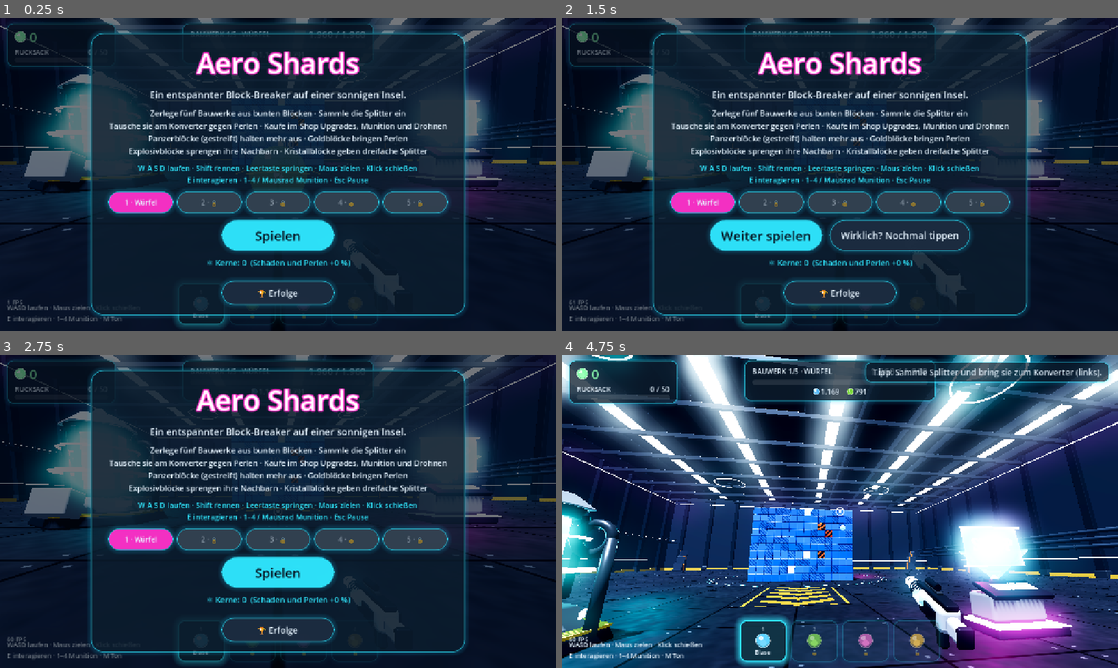
Above: before the commit, frames 1-4 (two rows, left to right).
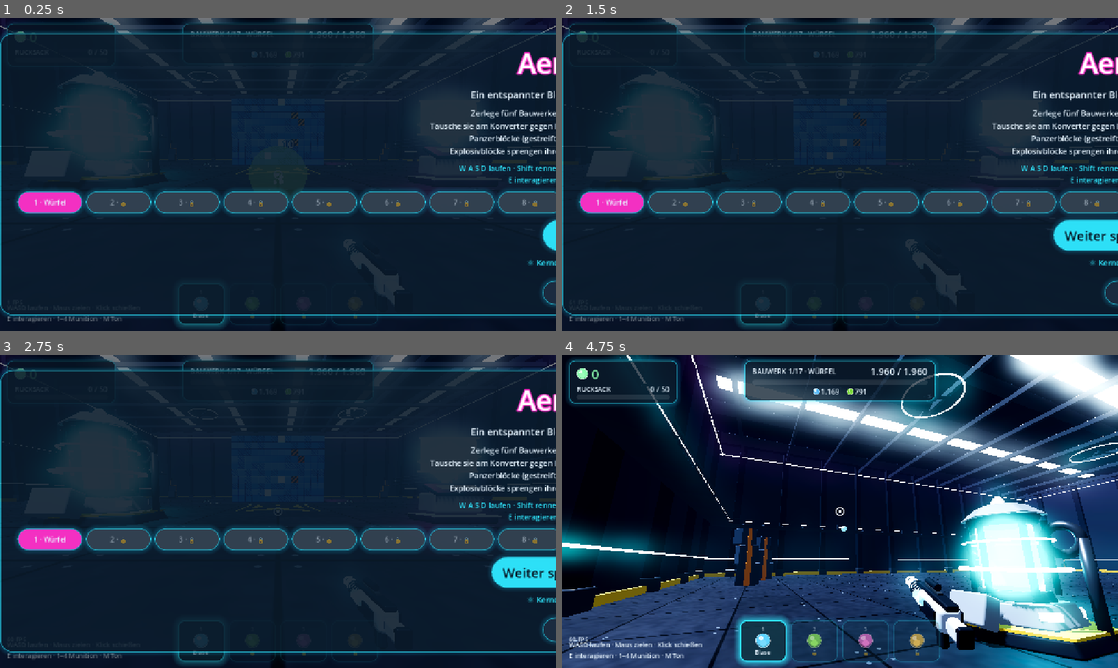
Above: after the commit, the same moments.

Repository: balckemarkus-ctrl/Aerolicious
Game: Godot game, scene res://main.tscn
Same seed, same stepped clock (60 frames per second), same inputs: the game is played once before the commit and once after it.
Inputs (mouse positions are in pixels of both pictures, inside the frame that each line leads up to):
- Up to frame 1 (0.25 s): no input
- Up to frame 2 (1.5 s): click "1 · Würfel" at 0.5 s; click (901, 233) at 1.25 s, where only the run before the commit has a clickable "Neues Spiel"
- Up to frame 3 (2.75 s): click (339, 570) at 2 s, where only the run before the commit has a clickable "Wirklich? Nochmal tippen"
- Up to frame 4 (4.75 s): click (840, 570) at 2.75 s, where only the run before the commit has a clickable "Spielen"; click (1112, 570) at 3.5 s, where only the run after the commit has a clickable "Weiter spielen"; tap Enter at 4.25 s; move the mouse to (867, 511) at 4.27 s; hold W from 4.28 s (still down); tap E at 4.35 s; click (867, 511) at 4.42 s; tap Space at 4.52 s

The runs differ from the first frame. In frame 1, 21% of the frame differs, in the area x 0-100%, y 4-96%; in frame 2, 23%; in frame 3, 22%; in frame 4, 76%, in the area x 0-100%, y 0-100%.

Commit message:
Add twelve landmark buildings (17 in total)
Voxel landmarks generated in Chunk.shape_cells: Stonehenge, Brandenburg
Gate, Leaning Tower, Colosseum, Big Ben, Chichén Itzá, Atomium, pagoda,
Taj Mahal, Great Wall, Cologne Cathedral and Eiffel Tower, interleaved
with the basic shapes (56,955 blocks overall) with exponential HP/value
and core rewards. Building achievements now count 1/3/6/10/17. Add a
--showlevel=N preview option for development.

Co-Authored-By: Claude Opus 5.5 <noreply@anthropic.com>

Diff:
--- a/godot/scripts/achievements.gd
+++ b/godot/scripts/achievements.gd
@@ -26,11 +26,11 @@
 	{ "id": "drones_12",    "icon": "🚁", "name": "Drohnenflotte",          "desc": "Besitze 12 Drohnen." },
 	{ "id": "milestone",    "icon": "⭐", "name": "Meilenstein",            "desc": "Bring ein Upgrade auf Stufe 25." },
 	{ "id": "full_bag",     "icon": "🧳", "name": "Vollgepackt",            "desc": "Fülle deinen Rucksack bis zum Rand." },
-	{ "id": "level_1",      "icon": "🟦", "name": "Würfel geknackt",        "desc": "Trage das erste Bauwerk ab." },
-	{ "id": "level_2",      "icon": "🔺", "name": "Pyramide abgetragen",    "desc": "Trage die Stufenpyramide ab." },
-	{ "id": "level_3",      "icon": "🗼", "name": "Turm gefällt",           "desc": "Trage den Turm ab." },
-	{ "id": "level_4",      "icon": "🔵", "name": "Kugel geplatzt",         "desc": "Trage die Kugel ab." },
-	{ "id": "level_5",      "icon": "🏆", "name": "Riesenwürfel bezwungen", "desc": "Trage alle fünf Bauwerke ab." },
+	{ "id": "level_1",      "icon": "🟦", "name": "Erster Abriss",          "desc": "Trage das erste Bauwerk ab." },
+	{ "id": "level_2",      "icon": "🔺", "name": "Weltreisender",          "desc": "Trage drei Bauwerke ab." },
+	{ "id": "level_3",      "icon": "🗼", "name": "Wahrzeichen-Jäger",      "desc": "Trage sechs Bauwerke ab." },
+	{ "id": "level_4",      "icon": "🔵", "name": "Weltwunder-Sammler",     "desc": "Trage zehn Bauwerke ab." },
+	{ "id": "level_5",      "icon": "🏆", "name": "Alles abgetragen",       "desc": "Trage alle 17 Bauwerke ab." },
 	{ "id": "prestige",     "icon": "⚛️", "name": "Reaktor-Neustart",       "desc": "Führe einen Reaktor-Neustart durch." },
 	{ "id": "time_1h",      "icon": "⏳", "name": "Ausdauer",               "desc": "Spiele insgesamt eine Stunde." },
 ]
@@ -68,10 +68,10 @@
 			return false
 		"full_bag": return cnt.call("full_bag") >= 1
 		"level_1": return cnt.call("levels") >= 1
-		"level_2": return cnt.call("levels") >= 2
-		"level_3": return cnt.call("levels") >= 3
-		"level_4": return cnt.call("levels") >= 4
-		"level_5": return cnt.call("levels") >= 5
+		"level_2": return cnt.call("levels") >= 3
+		"level_3": return cnt.call("levels") >= 6
+		"level_4": return cnt.call("levels") >= 10
+		"level_5": return cnt.call("levels") >= 17
 		"prestige": return cnt.call("prestiges") >= 1
 		"time_1h": return g.play_time >= 3600
 	return false
--- a/godot/scripts/chunk.gd
+++ b/godot/scripts/chunk.gd
@@ -54,43 +54,214 @@
 	_build_meshes(block_mesh)
 	recompute_exposed()
 
-# Zellen eines Bauwerks (Gitterkoordinaten, Boden bei j = 0)
+# Zellen eines Bauwerks (Gitterkoordinaten, Boden bei j = 0). Wahrzeichen als Block-Modelle.
 static func shape_cells(lv: Dictionary) -> Array[Vector3i]:
-	var out: Array[Vector3i] = []
-	var sz: Vector3i = lv.size
+	var set := {}
+	var add := func(i: int, j: int, k: int) -> void:
+		if j >= 0 and j < 23:
+			set[Vector3i(i, j, k)] = true
+	var box := func(x0: int, x1: int, y0: int, y1: int, z0: int, z1: int) -> void:
+		for i in range(x0, x1 + 1):
+			for j in range(y0, y1 + 1):
+				for k in range(z0, z1 + 1):
+					add.call(i, j, k)
+	var cyl := func(cx: float, cz: float, r: float, y0: int, y1: int) -> void:
+		for i in range(floori(cx - r), ceili(cx + r) + 1):
+			for k in range(floori(cz - r), ceili(cz + r) + 1):
+				if Vector2(i - cx, k - cz).length() <= r:
+					for j in range(y0, y1 + 1):
+						add.call(i, j, k)
+	var ball := func(c: Vector3, r: float) -> void:
+		for i in range(floori(c.x - r), ceili(c.x + r) + 1):
+			for j in range(floori(c.y - r), ceili(c.y + r) + 1):
+				for k in range(floori(c.z - r), ceili(c.z + r) + 1):
+					if Vector3(i, j, k).distance_to(c) <= r:
+						add.call(i, j, k)
+	var tube := func(a: Vector3, b: Vector3, r: float) -> void:
+		var steps := ceili(a.distance_to(b) * 2.0)
+		for s in steps + 1:
+			ball.call(a.lerp(b, float(s) / steps), r)
+	var sz: Vector3i = lv.get("size", Vector3i(10, 10, 10))
 	match lv.shape:
 		"cube":
-			for i in range(-sz.x / 2, sz.x - sz.x / 2):
-				for j in sz.y:
-					for k in range(-sz.z / 2, sz.z - sz.z / 2):
-						out.append(Vector3i(i, j, k))
+			box.call(-sz.x / 2, sz.x - sz.x / 2 - 1, 0, sz.y - 1, -sz.z / 2, sz.z - sz.z / 2 - 1)
 		"pyramid":
 			for j in sz.y:
 				var h := sz.y - 1 - j
-				for i in range(-h, h + 1):
-					for k in range(-h, h + 1):
-						out.append(Vector3i(i, j, k))
+				box.call(-h, h, j, j, -h, h)
 		"tower":
 			var r := sz.x / 2.0
-			var e := ceili(r) + 1
-			for j in sz.y:
-				for i in range(-e, e + 1):
-					for k in range(-e, e + 1):
-						var d := Vector2(i, k).length()
-						if d > r:
-							continue
-						if j >= sz.y - 2: # Zinnen oben
-							if d < r - 1.6 or sin(atan2(k, i) * 6.0) < 0:
-								continue
-						out.append(Vector3i(i, j, k))
+			cyl.call(0.0, 0.0, r, 0, sz.y - 3)
+			for i in range(-ceili(r), ceili(r) + 1): # Zinnen
+				for k in range(-ceili(r), ceili(r) + 1):
+					var d := Vector2(i, k).length()
+					if d <= r and d >= r - 1.6 and sin(atan2(k, i) * 6.0) >= 0:
+						box.call(i, i, sz.y - 2, sz.y - 1, k, k)
 		"sphere":
 			var rad := sz.x / 2.0
-			var e := ceili(rad) + 1
-			for i in range(-e, e + 1):
-				for j in sz.y:
-					for k in range(-e, e + 1):
-						if Vector3(i, j - rad + 0.5, k).length() <= rad:
-							out.append(Vector3i(i, j, k))
+			ball.call(Vector3(0, rad - 0.5, 0), rad)
+		"stonehenge":
+			for n in 16: # äußerer Steinkreis mit Decksteinen
+				var a := n * TAU / 16.0
+				var x := roundi(cos(a) * 11.0)
+				var z := roundi(sin(a) * 11.0)
+				box.call(x - 1, x + 1, 0, 7, z - 1, z)
+				tube.call(Vector3(x, 8, z), Vector3(cos(a + TAU / 16.0) * 11.0, 8, sin(a + TAU / 16.0) * 11.0), 0.8)
+			for n in 5: # innere Trilithen (Hufeisen)
+				var a := PI * 0.15 + n * PI * 0.175 + PI
+				var x := roundi(cos(a) * 6.0)
+				var z := roundi(sin(a) * 6.0)
+				box.call(x - 2, x - 1, 0, 10, z - 1, z)
+				box.call(x + 1, x + 2, 0, 10, z - 1, z)
+				box.call(x - 2, x + 2, 11, 12, z - 1, z)
+			box.call(-2, 2, 0, 1, -1, 1) # Altarstein
+			for n in 72: # Erdwall
+				var a := n * TAU / 72.0
+				box.call(roundi(cos(a) * 15.0), roundi(cos(a) * 15.0), 0, 1, roundi(sin(a) * 15.0), roundi(sin(a) * 15.0))
+		"brandenburg":
+			box.call(-13, 13, 0, 1, -4, 4) # Sockel
+			for c in 6: # sechs Säulen
+				var x := -11 + c * 4 + (1 if c >= 3 else 0)
+				cyl.call(float(x), -1.0, 1.4, 2, 11)
+				cyl.call(float(x), 2.0, 1.4, 2, 11)
+			box.call(-13, 13, 12, 14, -4, 4) # Gebälk
+			box.call(-8, 8, 15, 17, -3, 3)   # Attika
+			box.call(-2, 2, 18, 20, -1, 1)   # Quadriga
+			box.call(-17, -14, 0, 9, -3, 3)  # Seitenflügel
+			box.call(14, 17, 0, 9, -3, 3)
+		"pisa":
+			for j in 21:
+				var off := j * 0.16
+				var r := 5.0 if j < 18 else 3.6
+				cyl.call(off, 0.0, r, j, j)
+				if j % 3 == 2 and j < 18: # Galerie-Ringe
+					for n in 24:
+						var a := n * TAU / 24.0
+						add.call(roundi(off + cos(a) * 6.0), j, roundi(sin(a) * 6.0))
+		"colosseum":
+			for i in range(-19, 20):
+				for k in range(-15, 16):
+					var e := pow(i / 19.0, 2) + pow(k / 15.0, 2)
+					var e_in := pow(i / 12.0, 2) + pow(k / 8.0, 2)
+					if e > 1.0 or e_in < 1.0:
+						continue
+					var a := atan2(k, i)
+					var top := 12 if a > -0.6 else 8 + roundi(4.0 * absf(sin(a * 2.0))) # eine Seite verfallen
+					var outer := e > 0.82
+					for j in top + 1:
+						var arch := outer and j % 4 != 0 and j % 4 != 3 and posmod(floori((a + PI) * 30.0 / TAU), 2) == 0
+						if not arch:
+							add.call(i, j, k)
+		"bigben":
+			box.call(-14, 2, 0, 6, -4, 4)    # Parlamentsgebäude
+			box.call(4, 10, 0, 14, -3, 3)    # Turmschaft
+			box.call(3, 11, 15, 17, -4, 4)   # Uhrengeschoss
+			box.call(4, 10, 18, 19, -3, 3)   # Glockenstube
+			for t in 3:                      # Turmhelm
+				box.call(5 + t, 9 - t, 20 + t, 20 + t, -2 + t, 2 - t)
+		"chichen":
+			for j in 9:
+				var h := 12 - j
+				box.call(-h, h, j, j, -h, h)
+			for st in [Vector2i(1, 0), Vector2i(-1, 0), Vector2i(0, 1), Vector2i(0, -1)]: # Treppen
+				for j in 9:
+					var d := 12 - j + 1
+					box.call(st.x * d - 1 if st.x != 0 else -2, st.x * d + 1 if st.x != 0 else 2, j, j,
+						st.y * d - 1 if st.y != 0 else -2, st.y * d + 1 if st.y != 0 else 2)
+			box.call(-3, 3, 9, 13, -3, 3) # Tempel
+		"atomium":
+			var s := 4.6
+			var pts: Array[Vector3] = [Vector3.ZERO]
+			for x in [-1, 1]:
+				for y in [-1, 1]:
+					for z in [-1, 1]:
+						pts.append(Vector3(x, y, z) * s)
+			# Würfel auf eine Ecke stellen: Raumdiagonale senkrecht
+			var rot := Basis(Vector3(1, 0, -1).normalized(), atan(sqrt(2.0))) * Basis(Vector3.UP, PI / 4)
+			var world: Array[Vector3] = []
+			for p in pts:
+				world.append(rot * p + Vector3(0, 11.5, 0))
+			for p in world:
+				ball.call(p, 2.6)
+			for a in range(1, 9):
+				tube.call(world[0], world[a], 0.9)
+				for b in range(a + 1, 9):
+					if pts[a].distance_to(pts[b]) < s * 2.1:
+						tube.call(world[a], world[b], 0.8)
+			var low := world[0]
+			for p in world:
+				if p.y < low.y:
+					low = p
+			for n in 3: # Stützen
+				var a := n * TAU / 3.0
+				tube.call(low, Vector3(cos(a) * 6.0, 0, sin(a) * 6.0), 0.8)
+		"pagoda":
+			var y := 0
+			for t in 5:
+				var h := 7 - t
+				box.call(-h, h, y, y + 2, -h, h)
+				box.call(-h - 2, h + 2, y + 3, y + 3, -h - 2, h + 2) # Dach mit Überstand
+				y += 4
+			cyl.call(0.0, 0.0, 0.8, y, y + 2)
+		"taj":
+			box.call(-15, 15, 0, 1, -15, 15) # Plattform
+			for j in range(2, 11):          # Hauptbau mit abgeschrägten Ecken und Nischen
+				for i in range(-8, 9):
+					for k in range(-8, 9):
+						if absi(i) + absi(k) > 13:
+							continue
+						var niche := (absi(i) == 8 or absi(k) == 8) and j >= 3 and j <= 8 and (absi(i) <= 2 or absi(k) <= 2)
+						if not niche:
+							add.call(i, j, k)
+			cyl.call(0.0, 0.0, 4.0, 11, 12)  # Trommel
+			ball.call(Vector3(0, 15, 0), 5.0)
+			cyl.call(0.0, 0.0, 0.6, 19, 22)  # Spitze
+			for c in [Vector2(-5, -5), Vector2(5, -5), Vector2(-5, 5), Vector2(5, 5)]:
+				ball.call(Vector3(c.x, 12, c.y), 2.0)
+			for c in [Vector2(-13, -13), Vector2(13, -13), Vector2(-13, 13), Vector2(13, 13)]:
+				cyl.call(c.x, c.y, 1.3, 2, 18)
+		"wall":
+			for i in range(-26, 27):
+				var z := roundi(6.0 * sin(i / 7.0))
+				box.call(i, i, 0, 6, z - 2, z + 1)
+				if i % 2 == 0:
+					add.call(i, 7, z - 2)
+					add.call(i, 7, z + 1)
+				if posmod(i + 26, 13) == 0: # Wachtürme
+					box.call(i - 3, i + 3, 0, 10, z - 3, z + 2)
+		"dom":
+			box.call(-5, 5, 0, 11, -6, 16)   # Langhaus
+			for j in range(12, 17):          # Satteldach
+				box.call(-5 + (j - 11), 5 - (j - 11), j, j, -6, 16)
+			box.call(-12, 12, 0, 11, 6, 10)  # Querhaus
+			for side in [-1, 1]:             # zwei Westtürme
+				var x: int = side * 6
+				box.call(x - 3, x + 3, 0, 14, -12, -6)
+				for t in 7:
+					box.call(x - 2 + t / 3, x + 2 - t / 3, 15 + t, 15 + t, -11 + t / 3, -7 - t / 3)
+		"eiffel":
+			for cx in [-1, 1]:
+				for cz in [-1, 1]:
+					tube.call(Vector3(cx * 10, 0, cz * 10), Vector3(cx * 4, 8, cz * 4), 1.4)
+					tube.call(Vector3(cx * 4, 8, cz * 4), Vector3(cx * 2, 15, cz * 2), 1.0)
+			for side in 4: # Bögen zwischen den Beinen
+				var a := side * PI / 2.0
+				for n in 21:
+					var t := n / 20.0
+					var p := Vector3(-10 + 20 * t, 4.0 + 2.5 * sin(t * PI), 10)
+					p = Basis(Vector3.UP, a) * p
+					ball.call(p, 0.7)
+			for i in range(-6, 7):           # erste Plattform
+				for k in range(-6, 7):
+					if absi(i) > 2 or absi(k) > 2:
+						add.call(i, 8, k)
+			box.call(-3, 3, 15, 15, -3, 3)   # zweite Plattform
+			for j in range(16, 23):          # Spitze
+				var h := 2 if j < 19 else (1 if j < 21 else 0)
+				box.call(-h, h, j, j, -h, h)
+	var out: Array[Vector3i] = []
+	for c in set:
+		out.append(c)
 	return out
 
 func _generate(cells: Array[Vector3i], max_tier: int) -> void:
--- a/godot/scripts/config.gd
+++ b/godot/scripts/config.gd
@@ -4,13 +4,25 @@
 # mit vielen kleinen Stufen und verdoppeln sich alle 25 Stufen (Meilensteine). Kerne aus
 # geschafften Bauwerken und Reaktor-Neustarts verstärken alles dauerhaft.
 
-# Fünf Bauwerke nacheinander. "max_tier": härteste Block-Stufe, "hp"/"value": Faktor für HP und Wert.
+# Siebzehn Bauwerke nacheinander (Grundformen und Wahrzeichen). "max_tier": härteste Block-Stufe, "hp"/"value": Faktor für HP und Wert.
 const LEVELS := [
-	{ "name": "Würfel",          "shape": "cube",    "size": Vector3i(14, 10, 14),  "max_tier": 1, "hp": 1.0,   "value": 1.0,  "cores": 1 },
-	{ "name": "Stufenpyramide",  "shape": "pyramid", "size": Vector3i(25, 13, 25), "max_tier": 2, "hp": 3.0,   "value": 2.5,  "cores": 2 },
-	{ "name": "Turm",            "shape": "tower",   "size": Vector3i(15, 22, 15), "max_tier": 3, "hp": 10.0,  "value": 6.0,  "cores": 4 },
-	{ "name": "Kugel",           "shape": "sphere",  "size": Vector3i(21, 21, 21), "max_tier": 4, "hp": 35.0,  "value": 15.0, "cores": 8 },
-	{ "name": "Riesenwürfel",    "shape": "cube",    "size": Vector3i(20, 15, 20), "max_tier": 4, "hp": 120.0, "value": 40.0, "cores": 16 },
+	{ "name": "Würfel",               "shape": "cube",        "size": Vector3i(14, 10, 14), "max_tier": 1, "hp": 1.0,     "value": 1.0,    "cores": 1 },
+	{ "name": "Stonehenge",           "shape": "stonehenge",  "max_tier": 1, "hp": 2.0,     "value": 1.6,    "cores": 1 },
+	{ "name": "Stufenpyramide",       "shape": "pyramid",     "size": Vector3i(25, 13, 25), "max_tier": 2, "hp": 4.0,     "value": 2.6,    "cores": 2 },
+	{ "name": "Brandenburger Tor",    "shape": "brandenburg", "max_tier": 2, "hp": 9.0,     "value": 4.5,    "cores": 3 },
+	{ "name": "Turm",                 "shape": "tower",       "size": Vector3i(15, 22, 15), "max_tier": 3, "hp": 20.0,    "value": 8.0,    "cores": 4 },
+	{ "name": "Schiefer Turm",        "shape": "pisa",        "max_tier": 3, "hp": 45.0,    "value": 14.0,   "cores": 6 },
+	{ "name": "Kolosseum",            "shape": "colosseum",   "max_tier": 3, "hp": 100.0,   "value": 25.0,   "cores": 8 },
+	{ "name": "Kugel",                "shape": "sphere",      "size": Vector3i(21, 21, 21), "max_tier": 4, "hp": 220.0,   "value": 45.0,   "cores": 11 },
+	{ "name": "Big Ben",              "shape": "bigben",      "max_tier": 4, "hp": 500.0,   "value": 80.0,   "cores": 15 },
+	{ "name": "Chichén Itzá",         "shape": "chichen",     "max_tier": 4, "hp": 1100.0,  "value": 140.0,  "cores": 20 },
+	{ "name": "Atomium",              "shape": "atomium",     "max_tier": 4, "hp": 2500.0,  "value": 250.0,  "cores": 26 },
+	{ "name": "Pagode",               "shape": "pagoda",      "max_tier": 4, "hp": 5500.0,  "value": 450.0,  "cores": 34 },
+	{ "name": "Taj Mahal",            "shape": "taj",         "max_tier": 4, "hp": 12000.0, "value": 800.0,  "cores": 44 },
+	{ "name": "Chinesische Mauer",    "shape": "wall",        "max_tier": 4, "hp": 27000.0, "value": 1400.0, "cores": 56 },
+	{ "name": "Kölner Dom",           "shape": "dom",         "max_tier": 4, "hp": 60000.0, "value": 2500.0, "cores": 72 },
+	{ "name": "Eiffelturm",           "shape": "eiffel",      "max_tier": 4, "hp": 140000.0, "value": 4500.0, "cores": 92 },
+	{ "name": "Riesenwürfel",         "shape": "cube",        "size": Vector3i(20, 15, 20), "max_tier": 4, "hp": 320000.0, "value": 8000.0, "cores": 120 },
 ]
 
 # Stufen von außen (0) nach innen (4). "frac" = Anteil am Bauwerk (bei weniger Stufen anteilig).
--- a/godot/scripts/main.gd
+++ b/godot/scripts/main.gd
@@ -62,6 +62,9 @@
 	world = World.new()
 	add_child(world)
 	level = 0 if autotest else _saved_level()
+	for arg in args:
+		if arg.begins_with("--showlevel="): # Vorschau eines Bauwerks (Entwicklung)
+			level = int(arg.split("=")[1])
 	chunk = Chunk.new(World.first_mesh(World.model("block")), level)
 	chunk.block_broken.connect(_on_block_broken)
 	add_child(chunk)
@@ -139,6 +142,10 @@
 		_start_autotest()
 	else:
 		_prewarm()
+	if Array(args).any(func(x): return x.begins_with("--showlevel=")):
+		hud.menu.visible = false
+		player.pos = Vector3(0, 0, 44)
+		player.pitch = 0.22
 	if "--leveltest" in args:
 		_level_test()
 
Not shown, changed: docs/PLAN_GODOT.md
